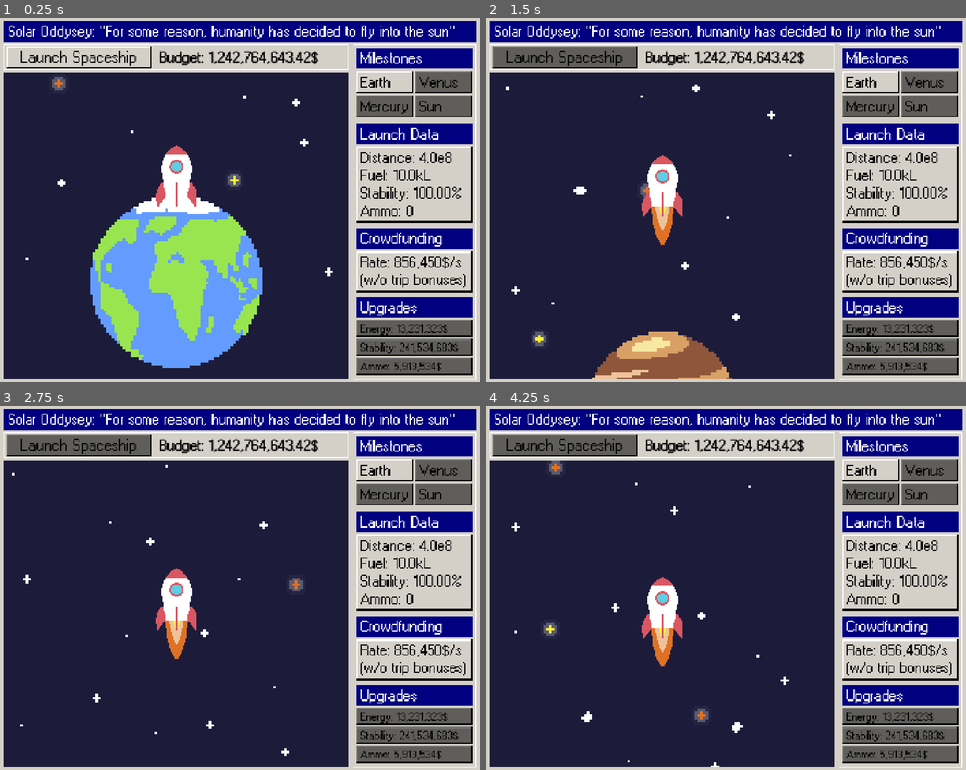
Above: before the commit, frames 1-4 (two rows, left to right).
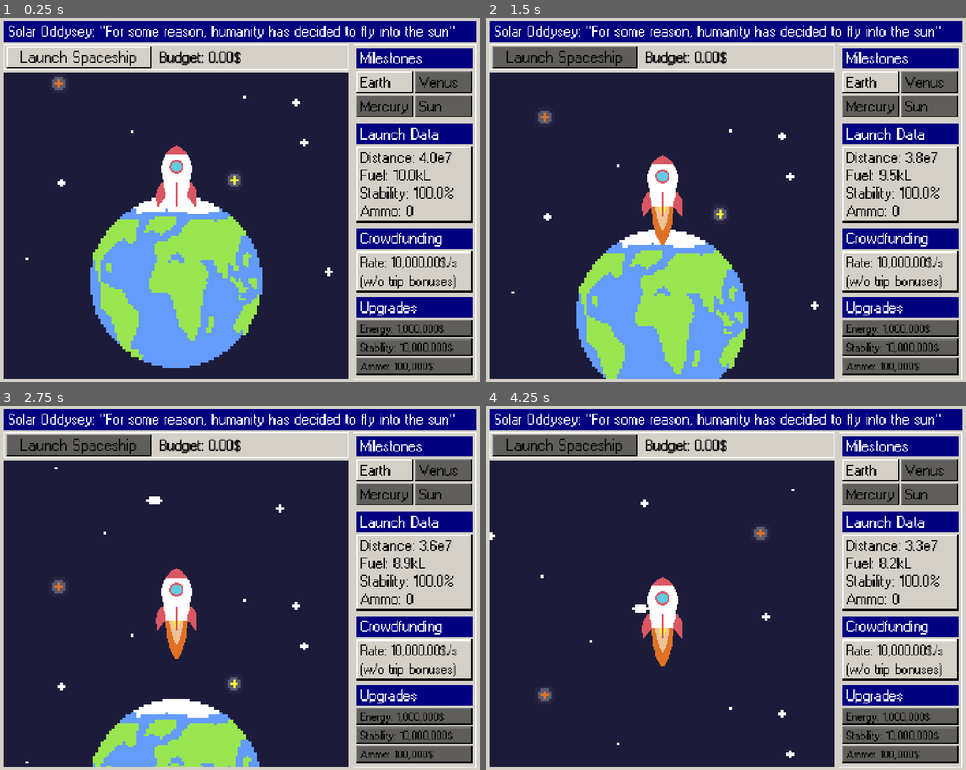
Above: after the commit, the same moments.

Repository: vempr/solar-oddysey
Game: Godot game, scene res://scenes/game.tscn
Same seed, same stepped clock (60 frames per second), same inputs: the game is played once before the commit and once after it.
Inputs (mouse positions are in pixels of both pictures, inside the frame that each line leads up to):
- Up to frame 1 (0.25 s): no input
- Up to frame 2 (1.5 s): click (562, 58) at 0.5 s; tap Enter at 1.25 s
- Up to frame 3 (2.75 s): no input
- Up to frame 4 (4.25 s): no input

The runs differ from the first frame. In frame 1, 1.4% of the frame differs, in the area x 43-97%, y 9-98%; in frame 2, 14%, in the area x 4-97%, y 9-100%; in frame 3, 6.9%; in frame 4, 2.4%.

Commit message:
upgrades affect map scroll speed & GUI

Diff:
--- a/scenes/game.tscn
+++ b/scenes/game.tscn
@@ -142,20 +142,37 @@
 &"venus_mercury": SubResource("Animation_pl11u")
 }
 
+[sub_resource type="AtlasTexture" id="AtlasTexture_264po"]
+atlas = ExtResource("16_ca42v")
+region = Rect2(128, 0, 64, 96)
+
+[sub_resource type="AtlasTexture" id="AtlasTexture_ssvqc"]
+atlas = ExtResource("16_ca42v")
+region = Rect2(64, 0, 64, 96)
+
 [sub_resource type="AtlasTexture" id="AtlasTexture_rysoc"]
 atlas = ExtResource("16_ca42v")
 region = Rect2(0, 0, 64, 96)
 
-[sub_resource type="AtlasTexture" id="AtlasTexture_ssvqc"]
-atlas = ExtResource("16_ca42v")
-region = Rect2(64, 0, 64, 96)
-
-[sub_resource type="AtlasTexture" id="AtlasTexture_264po"]
-atlas = ExtResource("16_ca42v")
-region = Rect2(128, 0, 64, 96)
-
 [sub_resource type="SpriteFrames" id="SpriteFrames_1kice"]
 animations = [{
+"frames": [{
+"duration": 1.0,
+"texture": SubResource("AtlasTexture_264po")
+}, {
+"duration": 1.0,
+"texture": SubResource("AtlasTexture_ssvqc")
+}, {
+"duration": 1.0,
+"texture": SubResource("AtlasTexture_rysoc")
+}, {
+"duration": 1.0,
+"texture": null
+}],
+"loop": false,
+"name": &"extinguish",
+"speed": 8.0
+}, {
 "frames": [{
 "duration": 1.0,
 "texture": SubResource("AtlasTexture_rysoc")
@@ -256,20 +273,37 @@
 "speed": 8.0
 }]
 
+[sub_resource type="AtlasTexture" id="AtlasTexture_pl11u"]
+atlas = ExtResource("18_ssvqc")
+region = Rect2(128, 0, 64, 128)
+
+[sub_resource type="AtlasTexture" id="AtlasTexture_e1j6l"]
+atlas = ExtResource("18_ssvqc")
+region = Rect2(64, 0, 64, 128)
+
 [sub_resource type="AtlasTexture" id="AtlasTexture_bt5mj"]
 atlas = ExtResource("18_ssvqc")
 region = Rect2(0, 0, 64, 128)
 
-[sub_resource type="AtlasTexture" id="AtlasTexture_e1j6l"]
-atlas = ExtResource("18_ssvqc")
-region = Rect2(64, 0, 64, 128)
-
-[sub_resource type="AtlasTexture" id="AtlasTexture_pl11u"]
-atlas = ExtResource("18_ssvqc")
-region = Rect2(128, 0, 64, 128)
-
 [sub_resource type="SpriteFrames" id="SpriteFrames_e1j6l"]
 animations = [{
+"frames": [{
+"duration": 1.0,
+"texture": SubResource("AtlasTexture_pl11u")
+}, {
+"duration": 1.0,
+"texture": SubResource("AtlasTexture_e1j6l")
+}, {
+"duration": 1.0,
+"texture": SubResource("AtlasTexture_bt5mj")
+}, {
+"duration": 1.0,
+"texture": null
+}],
+"loop": false,
+"name": &"extinguish",
+"speed": 8.0
+}, {
 "frames": [{
 "duration": 1.0,
 "texture": SubResource("AtlasTexture_bt5mj")
@@ -353,7 +387,6 @@
 libraries = {
 &"": SubResource("AnimationLibrary_1kice")
 }
-speed_scale = 3.0
 
 [node name="Rects" type="Control" parent="."]
 layout_mode = 3
@@ -559,6 +592,7 @@
 text = "Earth"
 
 [node name="MilestoneVenus" type="ColorRect" parent="Rects"]
+unique_name_in_owner = true
 layout_mode = 0
 offset_left = 1246.0
 offset_top = 158.0
@@ -607,6 +641,7 @@
 color = Color(0, 0, 0, 0.54901963)
 
 [node name="MilestoneMercury" type="ColorRect" parent="Rects"]
+unique_name_in_owner = true
 layout_mode = 0
 offset_left = 1071.0
 offset_top = 229.0
@@ -655,6 +690,7 @@
 color = Color(0, 0, 0, 0.54901963)
 
 [node name="MilestoneSun" type="ColorRect" parent="Rects"]
+unique_name_in_owner = true
 layout_mode = 0
 offset_left = 1246.0
 offset_top = 229.0
@@ -703,6 +739,7 @@
 color = Color(0, 0, 0, 0.54901963)
 
 [node name="LaunchDataC" type="ColorRect" parent="Rects"]
+unique_name_in_owner = true
 layout_mode = 0
 offset_left = 1071.0
 offset_top = 381.0
@@ -740,9 +777,9 @@
 theme_override_colors/font_color = Color(0, 0, 0, 1)
 theme_override_fonts/font = ExtResource("2_yqjtg")
 theme_override_font_sizes/font_size = 30
-text = "Distance: 4.0e8
+text = "Distance: 4.0e7
 Fuel: 10.0kL
-Stability: 100.00%
+Stability: 100.0%
 Ammo: 0"
 
 [node name="CrowdfundingC" type="ColorRect" parent="Rects"]
@@ -775,6 +812,54 @@
 color = Color(0.83137256, 0.8156863, 0.78431374, 1)
 
 [node name="Label" type="Label" parent="Rects/CrowdfundingC"]
+layout_mode = 0
+offset_left = 13.0
+offset_top = 11.0
+offset_right = 297.0
+offset_bottom = 109.0
+theme_override_colors/font_color = Color(0, 0, 0, 1)
+theme_override_constants/line_spacing = 12
+theme_override_fonts/font = ExtResource("2_yqjtg")
+theme_override_font_sizes/font_size = 26
+text = "Rate: 10,000.00$/s
+(w/o trip bonuses)"
+
+[node name="UpgradeFuelC" type="ColorRect" parent="Rects"]
+layout_mode = 0
+offset_left = 1071.0
+offset_top = 896.0
+offset_right = 1412.0
+offset_bottom = 942.0
+
+[node name="BlackBottom" type="ColorRect" parent="Rects/UpgradeFuelC"]
+layout_mode = 0
+offset_top = 46.0
+offset_right = 341.0
+offset_bottom = 51.0
+color = Color(0, 0, 0, 1)
+
+[node name="BlackRight" type="ColorRect" parent="Rects/UpgradeFuelC"]
+layout_mode = 0
+offset_left = 341.0
+offset_right = 345.0
+offset_bottom = 51.0
+color = Color(0, 0, 0, 1)
+
+[node name="W" type="ColorRect" parent="Rects/UpgradeFuelC"]
+layout_mode = 0
+offset_left = 3.0
+offset_top = 4.0
+offset_right = 341.0
+offset_bottom = 46.0
+color = Color(0.83137256, 0.8156863, 0.78431374, 1)
+
+[node name="Deactivated" type="ColorRect" parent="Rects/UpgradeFuelC"]
+layout_mode = 0
+offset_right = 345.0
+offset_bottom = 51.0
+color = Color(0, 0, 0, 0.54901963)
+
+[node name="Label" type="Label" parent="Rects/UpgradeFuelC"]
 layout_mode = 0
 offset_left = 13.0
 offset_top = 7.0
@@ -782,32 +867,32 @@
 offset_bottom = 57.0
 theme_override_colors/font_color = Color(0, 0, 0, 1)
 theme_override_fonts/font = ExtResource("2_yqjtg")
-theme_override_font_sizes/font_size = 29
-text = "Rate: 856,450$/s
-(w/o trip bonuses)"
-
-[node name="UpgradeFuelC" type="ColorRect" parent="Rects"]
+theme_override_font_sizes/font_size = 22
+text = "Energy: 1,000,000$"
+
+[node name="UpgradeStabilityC" type="ColorRect" parent="Rects"]
 layout_mode = 0
 offset_left = 1071.0
-offset_top = 896.0
+offset_top = 952.0
 offset_right = 1412.0
-offset_bottom = 942.0
-
-[node name="BlackBottom" type="ColorRect" parent="Rects/UpgradeFuelC"]
+offset_bottom = 998.0
+metadata/_edit_group_ = true
+
+[node name="BlackBottom" type="ColorRect" parent="Rects/UpgradeStabilityC"]
 layout_mode = 0
 offset_top = 46.0
 offset_right = 341.0
 offset_bottom = 51.0
 color = Color(0, 0, 0, 1)
 
-[node name="BlackRight" type="ColorRect" parent="Rects/UpgradeFuelC"]
+[node name="BlackRight" type="ColorRect" parent="Rects/UpgradeStabilityC"]
 layout_mode = 0
 offset_left = 341.0
 offset_right = 345.0
 offset_bottom = 51.0
 color = Color(0, 0, 0, 1)
 
-[node name="W" type="ColorRect" parent="Rects/UpgradeFuelC"]
+[node name="W" type="ColorRect" parent="Rects/UpgradeStabilityC"]
 layout_mode = 0
 offset_left = 3.0
 offset_top = 4.0
@@ -815,13 +900,7 @@
 offset_bottom = 46.0
 color = Color(0.83137256, 0.8156863, 0.78431374, 1)
 
-[node name="Deactivated" type="ColorRect" parent="Rects/UpgradeFuelC"]
-layout_mode = 0
-offset_right = 345.0
-offset_bottom = 51.0
-color = Color(0, 0, 0, 0.54901963)
-
-[node name="Label" type="Label" parent="Rects/UpgradeFuelC"]
+[node name="Label" type="Label" parent="Rects/UpgradeStabilityC"]
 layout_mode = 0
 offset_left = 13.0
 offset_top = 7.0
@@ -830,31 +909,37 @@
 theme_override_colors/font_color = Color(0, 0, 0, 1)
 theme_override_fonts/font = ExtResource("2_yqjtg")
 theme_override_font_sizes/font_size = 22
-text = "Energy: 13,231,323$"
-
-[node name="UpgradeStabilityC" type="ColorRect" parent="Rects"]
+text = "Stability: 10,000,000$"
+
+[node name="Deactivated" type="ColorRect" parent="Rects/UpgradeStabilityC"]
+layout_mode = 0
+offset_right = 345.0
+offset_bottom = 51.0
+color = Color(0, 0, 0, 0.54901963)
+
+[node name="UpgradeFuelC3" type="ColorRect" parent="Rects"]
 layout_mode = 0
 offset_left = 1071.0
-offset_top = 952.0
+offset_top = 1008.0
 offset_right = 1412.0
-offset_bottom = 998.0
+offset_bottom = 1054.0
 metadata/_edit_group_ = true
 
-[node name="BlackBottom" type="ColorRect" parent="Rects/UpgradeStabilityC"]
+[node name="BlackBottom" type="ColorRect" parent="Rects/UpgradeFuelC3"]
 layout_mode = 0
 offset_top = 46.0
 offset_right = 341.0
 offset_bottom = 51.0
 color = Color(0, 0, 0, 1)
 
-[node name="BlackRight" type="ColorRect" parent="Rects/UpgradeStabilityC"]
+[node name="BlackRight" type="ColorRect" parent="Rects/UpgradeFuelC3"]
 layout_mode = 0
 offset_left = 341.0
 offset_right = 345.0
 offset_bottom = 51.0
 color = Color(0, 0, 0, 1)
 
-[node name="W" type="ColorRect" parent="Rects/UpgradeStabilityC"]
+[node name="W" type="ColorRect" parent="Rects/UpgradeFuelC3"]
 layout_mode = 0
 offset_left = 3.0
 offset_top = 4.0
@@ -862,7 +947,7 @@
 offset_bottom = 46.0
 color = Color(0.83137256, 0.8156863, 0.78431374, 1)
 
-[node name="Label" type="Label" parent="Rects/UpgradeStabilityC"]
+[node name="Label" type="Label" parent="Rects/UpgradeFuelC3"]
 layout_mode = 0
 offset_left = 13.0
 offset_top = 7.0
@@ -871,54 +956,7 @@
 theme_override_colors/font_color = Color(0, 0, 0, 1)
 theme_override_fonts/font = ExtResource("2_yqjtg")
 theme_override_font_sizes/font_size = 22
-text = "Stability: 241,534,683$"
-
-[node name="Deactivated" type="ColorRect" parent="Rects/UpgradeStabilityC"]
-layout_mode = 0
-offset_right = 345.0
-offset_bottom = 51.0
-color = Color(0, 0, 0, 0.54901963)
-
-[node name="UpgradeFuelC3" type="ColorRect" parent="Rects"]
-layout_mode = 0
-offset_left = 1071.0
-offset_top = 1008.0
-offset_right = 1412.0
-offset_bottom = 1054.0
-metadata/_edit_group_ = true
-
-[node name="BlackBottom" type="ColorRect" parent="Rects/UpgradeFuelC3"]
-layout_mode = 0
-offset_top = 46.0
-offset_right = 341.0
-offset_bottom = 51.0
-color = Color(0, 0, 0, 1)
-
-[node name="BlackRight" type="ColorRect" parent="Rects/UpgradeFuelC3"]
-layout_mode = 0
-offset_left = 341.0
-offset_right = 345.0
-offset_bottom = 51.0
-color = Color(0, 0, 0, 1)
-
-[node name="W" type="ColorRect" parent="Rects/UpgradeFuelC3"]
-layout_mode = 0
-offset_left = 3.0
-offset_top = 4.0
-offset_right = 341.0
-offset_bottom = 46.0
-color = Color(0.83137256, 0.8156863, 0.78431374, 1)
-
-[node name="Label" type="Label" parent="Rects/UpgradeFuelC3"]
-layout_mode = 0
-offset_left = 13.0
-offset_top = 7.0
-offset_right = 137.0
-offset_bottom = 57.0
-theme_override_colors/font_color = Color(0, 0, 0, 1)
-theme_override_fonts/font = ExtResource("2_yqjtg")
-theme_override_font_sizes/font_size = 22
-text = "Ammo: 5,913,534$"
+text = "Ammo: 100,000$"
 
 [node name="Deactivated" type="ColorRect" parent="Rects/UpgradeFuelC3"]
 layout_mode = 0
@@ -938,7 +976,7 @@
 theme_override_constants/outline_size = 2
 theme_override_fonts/font = ExtResource("2_yqjtg")
 theme_override_font_sizes/font_size = 30
-text = "Budget: 1,242,764,643.42$"
+text = "Budget: 0.00$"
 
 [node name="Launch" type="ColorRect" parent="Rects"]
 unique_name_in_owner = true
@@ -1060,7 +1098,7 @@
 z_index = -1
 position = Vector2(0, 16)
 sprite_frames = SubResource("SpriteFrames_1kice")
-animation = &"ignite"
+animation = &"extinguish"
 
 [node name="Explode" type="AnimatedSprite2D" parent="Rocket"]
 unique_name_in_owner = true
@@ -1085,7 +1123,8 @@
 z_index = -1
 position = Vector2(0, 0.9999995)
 sprite_frames = SubResource("SpriteFrames_e1j6l")
-animation = &"ignite"
+animation = &"extinguish"
+speed_scale = 2.0
 
 [node name="RocketAnimationPlayer" type="AnimationPlayer" parent="Rocket"]
 unique_name_in_owner = true
@@ -1094,6 +1133,7 @@
 }
 
 [connection signal="activate_gui" from="." to="Rects" method="_on_game_activate_gui"]
+[connection signal="countdown" from="." to="Rects" method="_on_game_countdown"]
 [connection signal="animation_finished" from="Map/MapAnimationPlayer" to="." method="_on_map_animation_player_animation_finished"]
 [connection signal="pressed" from="Rects/Launch/LaunchButton" to="." method="_on_launch_button_pressed"]
 [connection signal="pressed" from="Rects/Launch/LaunchButton" to="Rects" method="_on_launch_button_pressed"]
--- a/scripts/G.gd
+++ b/scripts/G.gd
@@ -1,3 +1,19 @@
 extends Node
 
 enum PLANET { EARTH, VENUS, MERCURY }
+
+var distance := {
+	PLANET.EARTH: 40_000_000,
+	PLANET.VENUS: 50_000_000,
+	PLANET.MERCURY: 60_000_000,
+}
+
+
+func to_sci_notation(x: float, threshold := 10_000) -> String:
+	if x < threshold:
+		return str(int(x))
+
+	var exponent = floor(log(x) / log(10))
+	var base = x / pow(10, exponent)
+
+	return str(snapped(base, 0.1), "e", int(exponent))
--- a/scripts/STATE.gd
+++ b/scripts/STATE.gd
@@ -1,13 +1,18 @@
 extends Node
 
 var completed := false
-var planet: G.PLANET = G.PLANET.VENUS
+var planet: G.PLANET = G.PLANET.EARTH
 var launched := false
 var upgrades := {
 	"fuel": 1,
 	"stability": 1,
 	"ammo": 1
 } # max upgrade is 15
+
+var distance := 40_000_000.0
+var fuel := 10.0
+var stability := 100.00
+var ammo := 0
 
 
 func reset() -> void:
@@ -19,3 +24,18 @@
 		"stability": 1,
 		"ammo": 1
 	}
+
+
+func get_time_upgraded(time: float) -> float:
+	var factor = 1.0 / (1.0 + (upgrades.fuel - 1) * 0.12)
+	return time * factor
+
+
+func get_fuel_upgraded() -> float:
+	var normalized = (upgrades.fuel - 1.0) / 14.0
+	return 10.0 + sqrt(normalized) * 10.0
+
+
+func upgrade_stability() -> void:
+	var normalized = (upgrades.stability - 1.0) / 14.0
+	stability = 100.0 + sqrt(normalized) * 50.0
--- a/scripts/game.gd
+++ b/scripts/game.gd
@@ -1,6 +1,7 @@
 extends Node2D
 
 signal activate_gui
+signal countdown(time: float)
 
 
 func _ready() -> void:
@@ -33,6 +34,11 @@
 		G.PLANET.MERCURY:
 			%MapAnimationPlayer.play("mercury_sun")
 
+	var t0 = %MapAnimationPlayer.get_section_end_time()
+	var t1 = State.get_time_upgraded(t0)
+	countdown.emit(t1)
+
+	%MapAnimationPlayer.speed_scale = t0 / t1
 	%RocketAnimationPlayer.play("center")
 
 
--- a/scripts/rects.gd
+++ b/scripts/rects.gd
@@ -1,12 +1,30 @@
 extends Control
+
+var s0 := 0.0
+var d0 := 0.0
+var t0 := 0.0
+var t := 0.0
 
 
 func _ready() -> void:
-	pass
+	%MilestoneVenus/Deactivated.visible = true
+	%MilestoneMercury.visible = true
+	%MilestoneSun.visible = true
+
+	update_state()
+	update_launch_data()
 
 
-func _process(_delta: float) -> void:
-	pass
+func _process(delta: float) -> void:
+	if t < t0:
+		t += delta
+		if t > t0:
+			t = t0
+
+		State.distance = d0 - d0*t / t0
+		State.fuel = s0 - s0*t / t0
+
+		update_launch_data()
 
 
 func _on_launch_button_pressed() -> void:
@@ -20,3 +38,37 @@
 
 	if State.completed:
 		%Launch/Label.text = "Play Again"
+		%MilestoneSun/Deactivated.visible = false
+
+	match State.planet:
+		G.PLANET.VENUS:
+			%MilestoneVenus/Deactivated.visible = false
+		G.PLANET.MERCURY:
+			%MilestoneMercury/Deactivated.visible = false
+
+	update_state()
+	update_launch_data()
+	if State.completed:
+		%LaunchDataC/Label.text = ""
+
+
+func _on_game_countdown(time: float) -> void:
+	update_state()
+	t0 = time
+	t = 0.0
+
+
+func update_state() -> void:
+	State.distance = G.distance[State.planet]
+	State.fuel = State.get_fuel_upgraded()
+	State.upgrade_stability()
+
+	d0 = State.distance
+	s0 = State.fuel
+
+
+func update_launch_data() -> void:
+	%LaunchDataC/Label.text = "Distance: " + G.to_sci_notation(State.distance)
+	%LaunchDataC/Label.text += "\nFuel: " + str(snapped(State.fuel, 0.1)) + "kL"
+	%LaunchDataC/Label.text += "\nStability: " + str(snapped(State.stability, 0.01)) + "%"
+	%LaunchDataC/Label.text += "\nAmmo: " + str(State.ammo)
